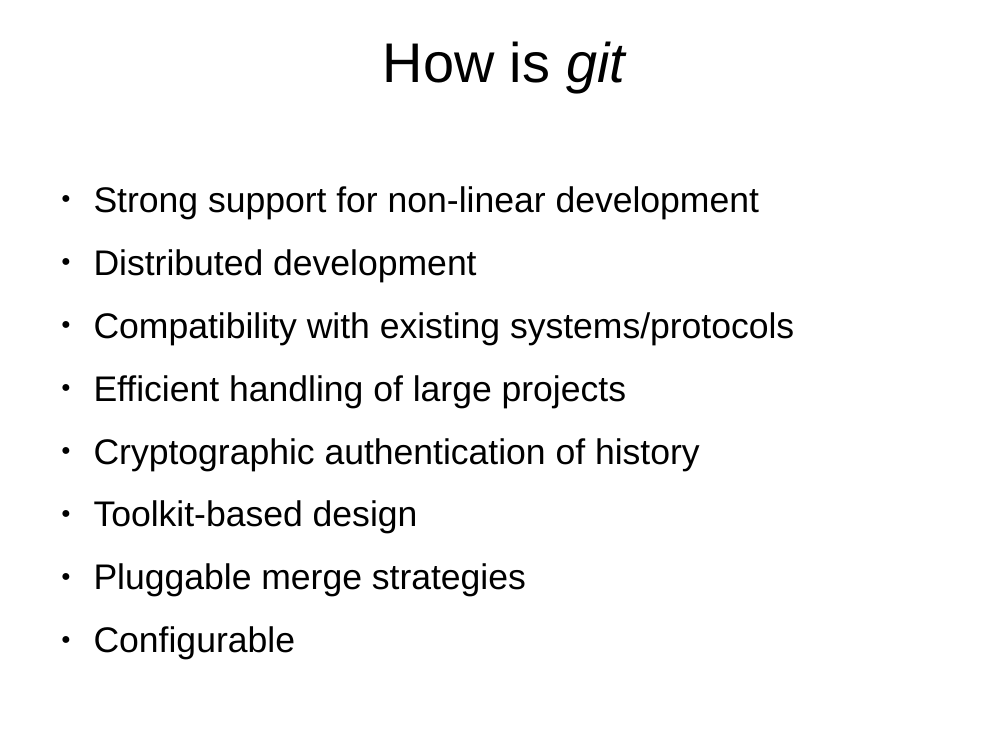
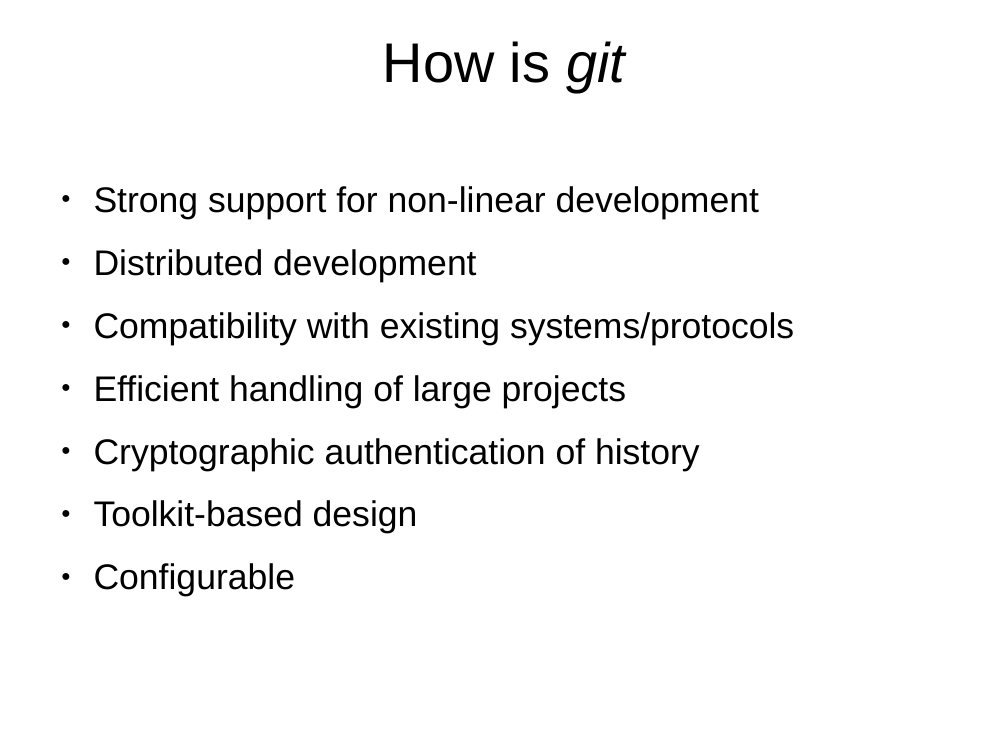
Before and after one commit to bmwiedemann/susegitvortrag, a slide deck: slide 6 of LunchNLearn-Git.odp (slide 4 before the commit). Drawn at 1008x756 pixels with LibreOffice and Linux fonts; fonts in the diff are those of the drawing. Boxes give left, top, right and bottom in pixels: in the first picture for what was removed or moved away, otherwise in the second. Text is boxed around its words. In the diff, an @@ line names an element or a change of style, - is before the commit and + after.

```diff
--- a/LunchNLearn-Git.odp
+++ b/LunchNLearn-Git.odp
@@ text at (94,563,526,597): paragraph removed @@
-● Pluggable merge strategies
```
Also in this commit, not shown: 1 other slide changed, 1 slide added, 1 other file.
